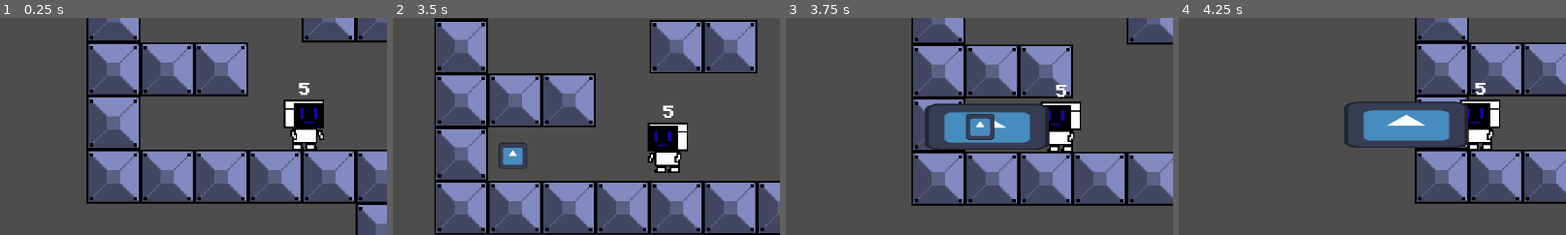
Above: before the commit, frames 1-4 (left to right).
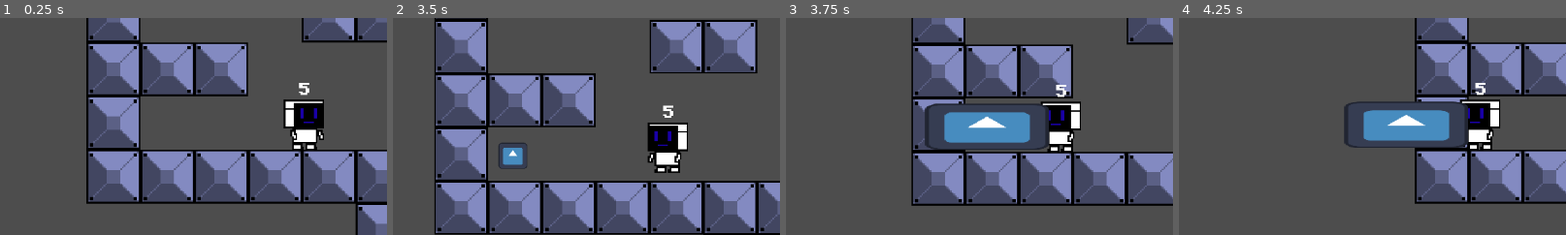
Above: after the commit, the same moments.

Repository: DanielKuhnDeAraujo/Robozin
Game: Godot game, scene res://scenes/jogo.tscn
The game is run twice, just before and just after one commit, with the same random seed, the same clock (stepped at 60 frames per second) and the same inputs. The engine's default icon, where the game draws it, is replaced by a stand-in: a white triangle on a blue panel in a dark square.
Inputs:
- Up to frame 1 (0.25 s): no input
- Up to frame 2 (3.5 s): hold Z (aspirar) 0.53-1.28 s; hold D (andar_direita) 0.53-2.03 s; tap Space (pulo) at 0.77, 1.52, 3.02 s; tap X (atirar) at 1.35, 2.85 s; hold Z (aspirar) 2.03-2.78 s; hold Left (andar_esquerda) from 2.03 s (still down)
- Up to frame 3 (3.75 s): keep holding Left (andar_esquerda); hold Z (aspirar) from 3.53 s (still down)
- Up to frame 4 (4.25 s): keep holding Left (andar_esquerda); keep holding Z (aspirar); tap Space (pulo) at 3.77 s
The pictures show only the part of the screen within x 11-61%, y 26-76%; the shares and areas given below are measured in that part.

Frames 1-2 are identical in both runs. In frame 3, 0.7% of the frame differs, in the area x 46-54%, y 44-57%; in frame 4, nothing differs.

Commit message:
ajustinhos no tiro

Diff:
--- a/scripts/projetil.gd
+++ b/scripts/projetil.gd
@@ -17,8 +17,10 @@
 		velocity.x += velocidade * direction * delta
 	elif eixo == 1 or eixo == -1:
 		velocity.y += velocidade * -eixo * delta
-	move_and_slide()
+	var collision = move_and_collide(velocity*delta)
+	if collision !=null :
+		queue_free()
+		print("sumiu")
 
 func _on_timer_timeout() -> void:
-	queue_free()
-	print("sumiu")
+	pass
